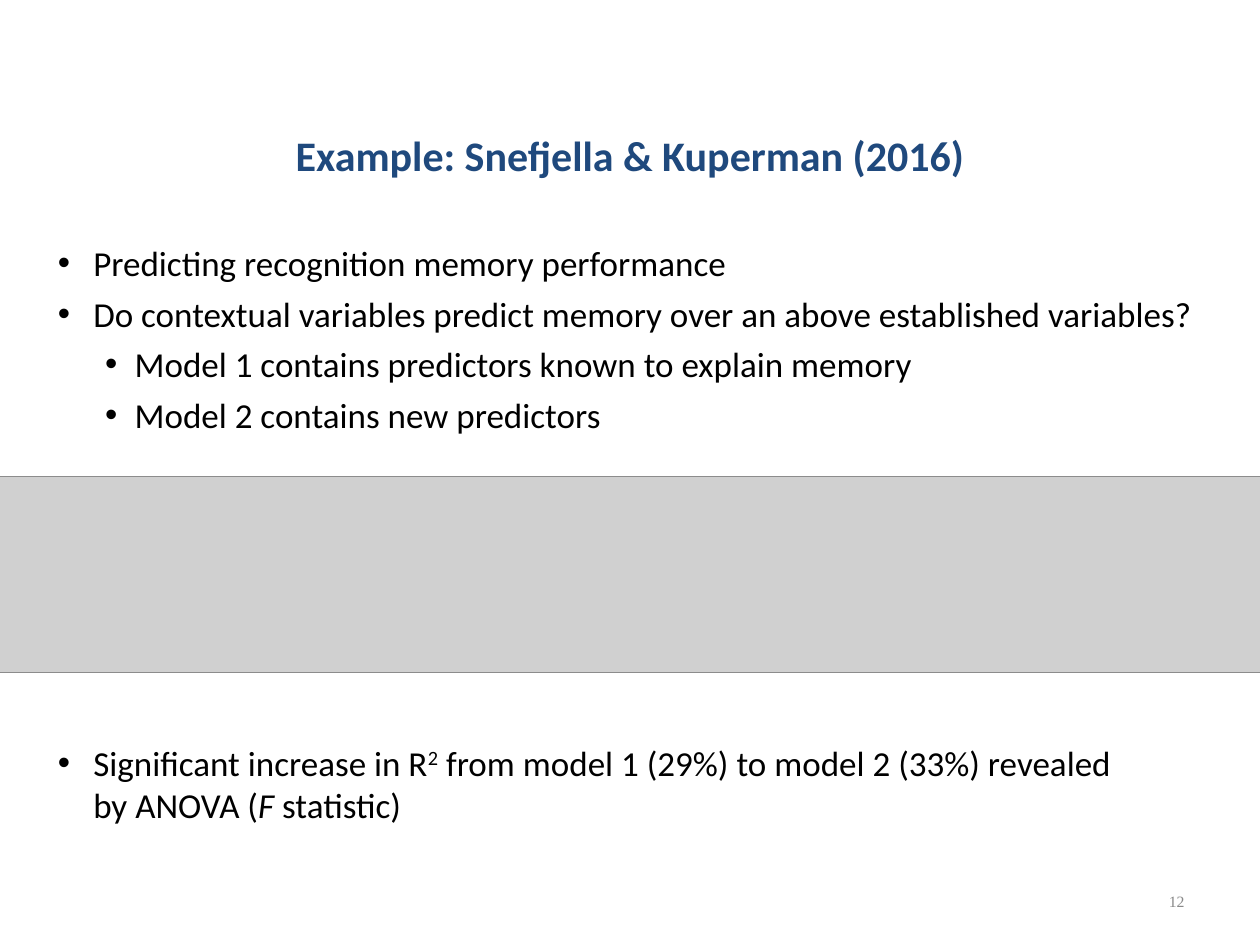
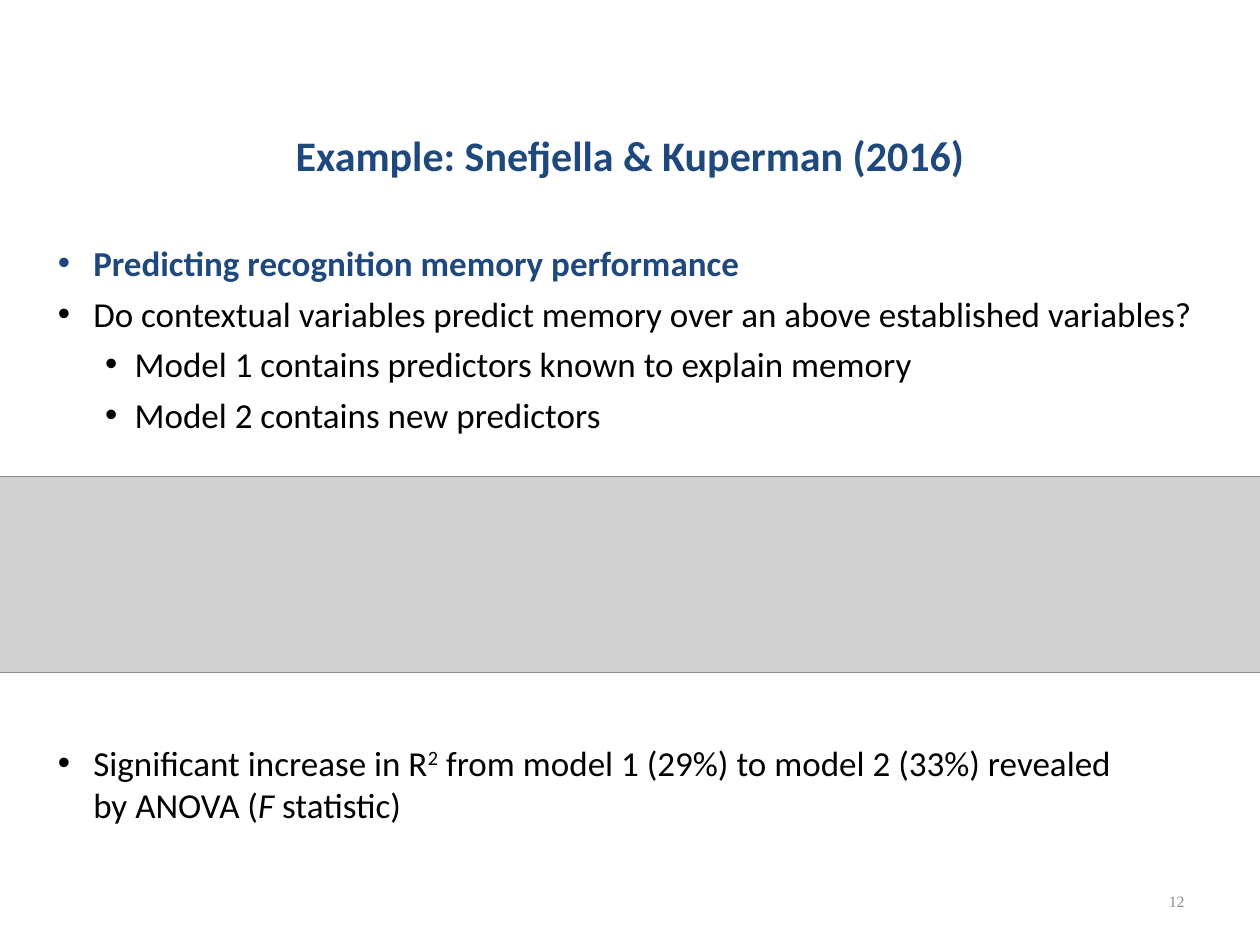
Before and after one commit to chrisjberry/datafluencyCB, a slide deck: slide 12 of docs/slides/regression2-chris.ppt. Drawn at 1260x945 pixels with LibreOffice and Linux fonts; fonts in the diff are those of the drawing; grey boxes stand for pictures. Boxes give left, top, right and bottom in pixels: in the first picture for what was removed or moved away, otherwise in the second. Text is boxed around its words. In the diff, an @@ line names an element or a change of style, - is before the commit and + after.

```diff
--- a/docs/slides/regression2-chris.ppt
+++ b/docs/slides/regression2-chris.ppt
@@ text at [93, 251, 739, 282]: text colour #000000 to #1F497D, bold on in "Predicting recognition memory performance"; bullet colour #000000 to #1F497D @@
```
Also in this commit, not shown: 5 other slides changed, 1 other file.
